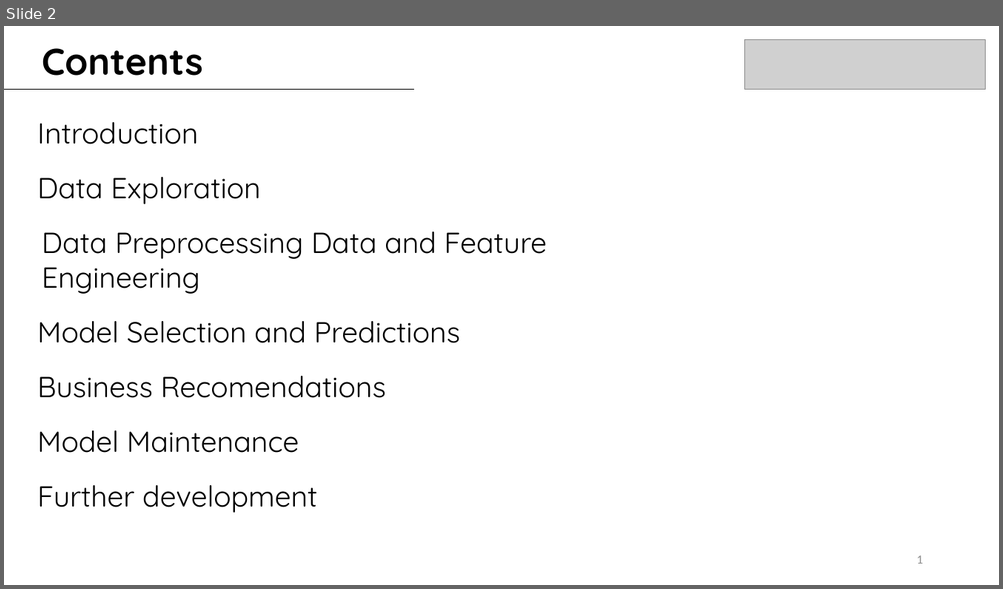
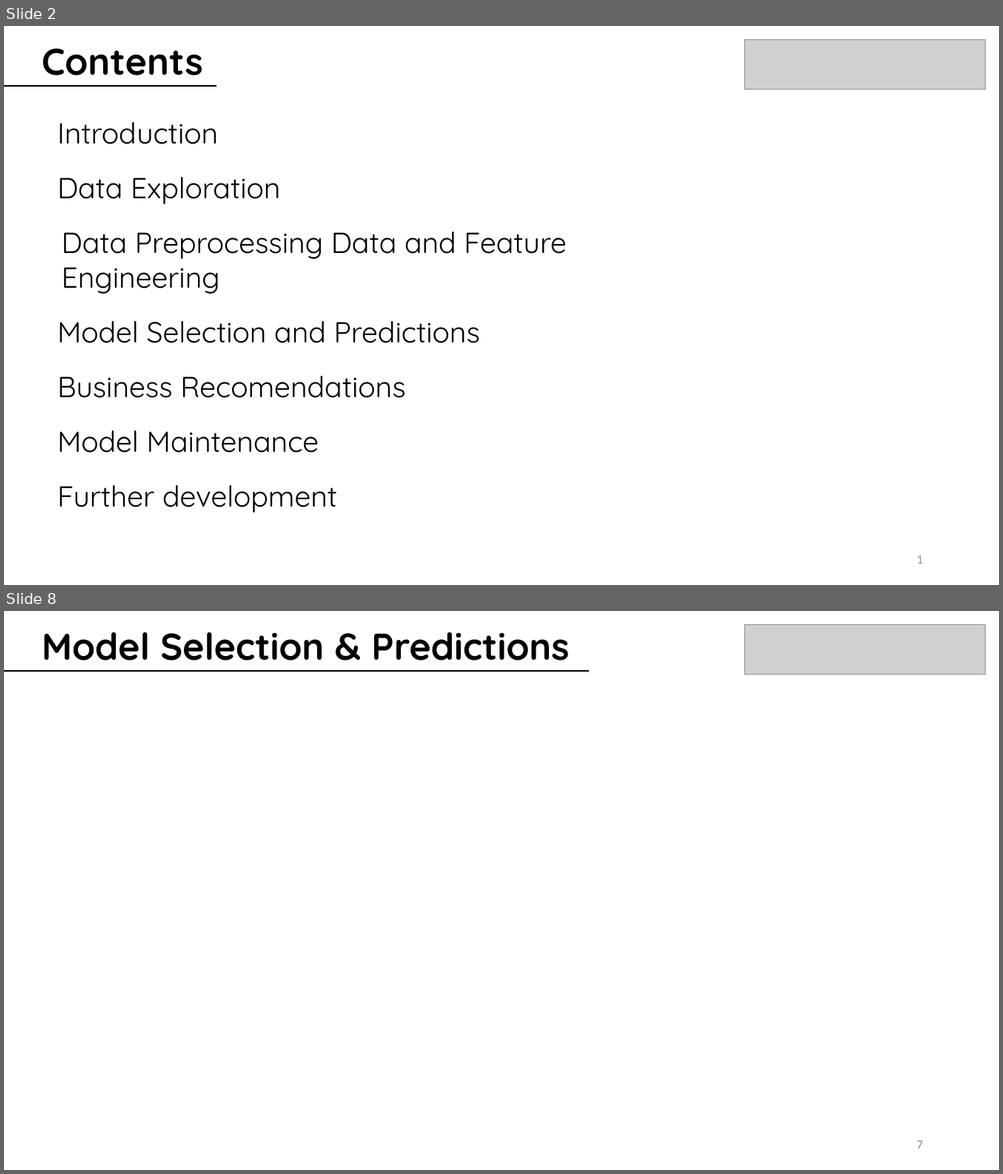
Before and after one commit to juanbeta98/DataScienceStudyCase, a slide deck: BMW ML Case Study.pptx. Shown one above the other, each under a label of ours: slide 2 before the commit, slides 2 and 8 after it; the slides between them are not shown. The pictures are 1003x589 and 1003x1174 pixels, drawn with LibreOffice and Linux fonts; fonts in the diff are those of the drawing; grey boxes stand for pictures. Boxes give left, top, right and bottom in pixels: in the first picture for what was removed or moved away, otherwise in the second. Text is boxed around its words. In the diff, an @@ line names an element or a change of style, - is before the commit and + after.

```diff
--- a/BMW ML Case Study.pptx
+++ b/BMW ML Case Study.pptx
@@ slide 8 added at <box>4,611,999,1170</box>, background #FFFFFF @@
@@ text added at <box>42,632,569,661</box>, 36 pt, text #000000, bold @@
+Model Selection & Predictions
@@ picture added at <box>744,625,985,675</box> @@
@@ line added from (4, 670) to (589, 670), #000000 0.5 pt @@
@@ line added from (4, 672) to (589, 672), #000000 0.5 pt @@
@@ page number added at <box>916,1141,922,1149</box>, 12 pt, text #8C8C8C @@
+7
@@ slide 2 changed as well @@
@@ line moved from (4, 89) - (415, 89) to (4, 85) - (216, 85) @@
@@ line added from (4, 87) to (216, 87), #000000 0.5 pt @@
@@ text "Data Preprocessing Data and Feature ...": place and size @@
-text "Data Preprocessing Data and Feature ..." at <box>42,232,547,294</box>
+text "Data Preprocessing Data and Feature ..." at <box>62,232,566,294</box>
@@ 6 texts: place and size @@
-6 texts at <box>37,122,460,513</box>
+6 texts at <box>57,122,480,513</box>
```
Also in this commit, not shown: 1 other slide changed, 8 other slides added, 1 other file.
